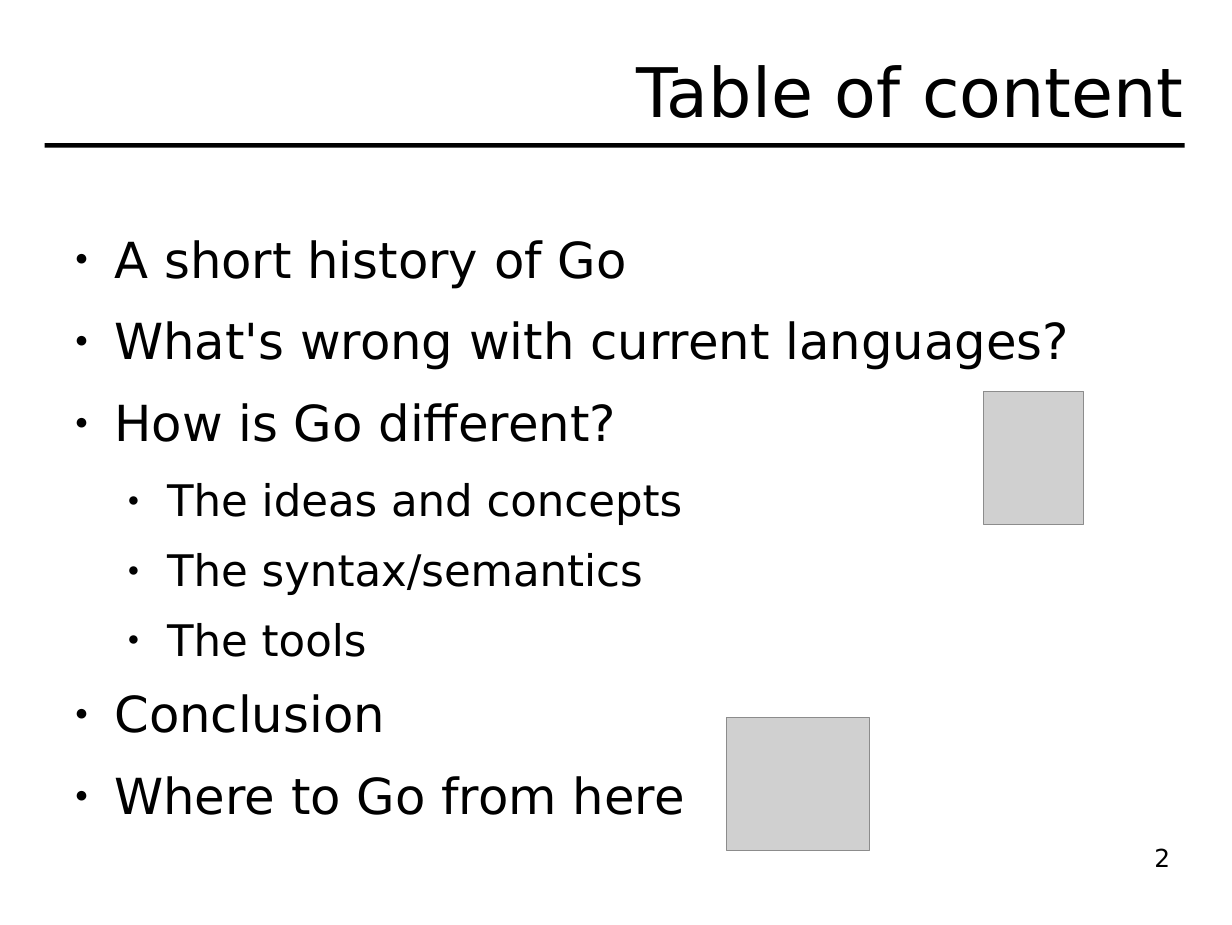
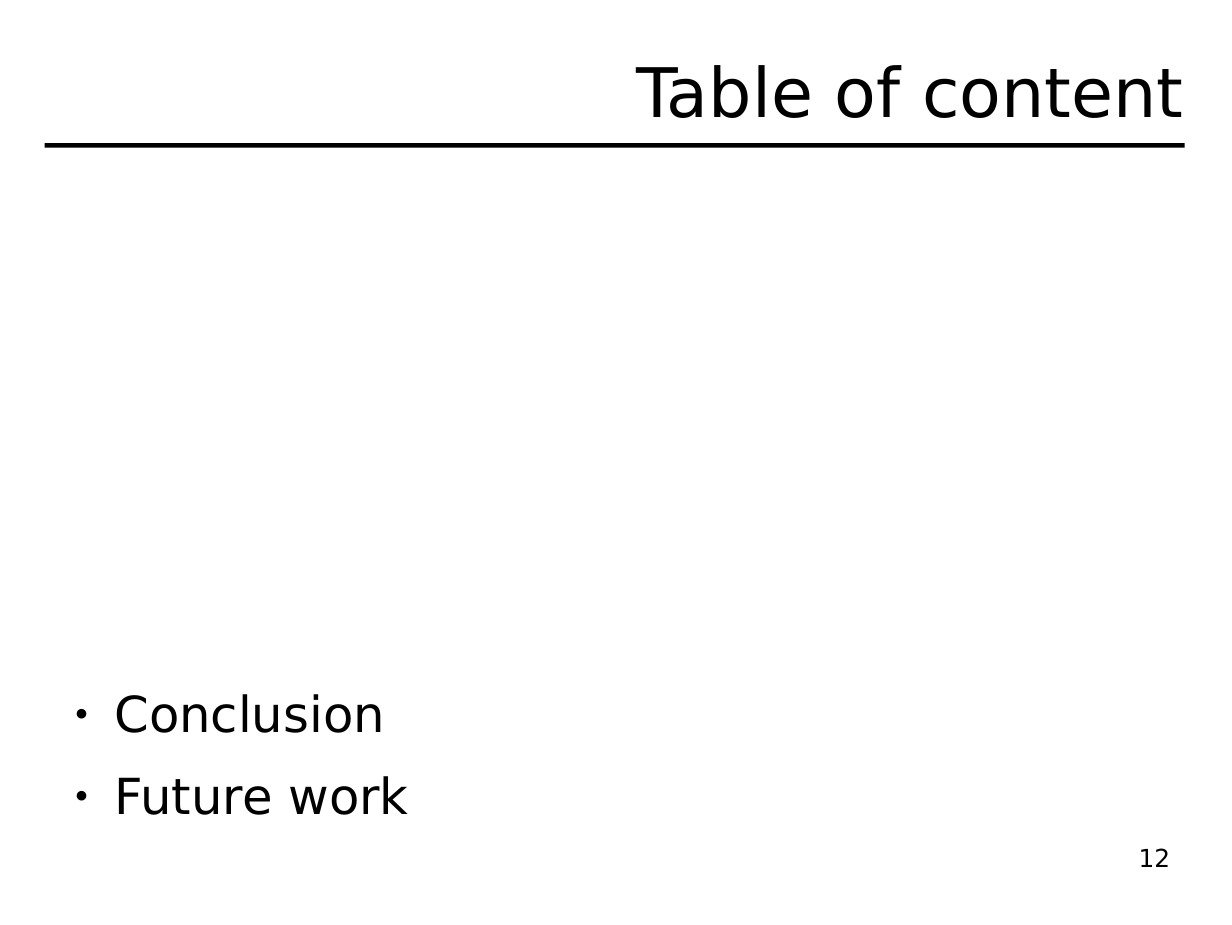
Before and after one commit to hydroo/minor-thesis-barriers, a slide deck: slide 12 of presentation/slides.odp (slide 2 before the commit). Drawn at 1232x925 pixels with LibreOffice and Linux fonts; fonts in the diff are those of the drawing; grey boxes stand for pictures. Boxes give left, top, right and bottom in pixels: in the first picture for what was removed or moved away, otherwise in the second. Text is boxed around its words. In the diff, an @@ line names an element or a change of style, - is before the commit and + after.

```diff
--- a/presentation/slides.odp
+++ b/presentation/slides.odp
@@ text at (x1=114, y1=240, x2=1068, y2=657): paragraphs removed @@
-● A short history of Go
-● What's wrong with current languages?
-● How is Go different?
-  ● The ideas and concepts
-  ● The syntax/semantics
-  ● The tools
@@ picture removed at (x1=984, y1=391, x2=1084, y2=524) @@
@@ picture removed at (x1=727, y1=717, x2=870, y2=850) @@
@@ text at (x1=114, y1=776, x2=408, y2=815): text changed @@
-● Where to Go from here
+● Future work
@@ page number at (x1=1139, y1=848, x2=1171, y2=867): text changed @@
-2
+12
```
Also in this commit, not shown: 2 other slides changed, 11 slides added, 2 slides removed, 6 other files.
